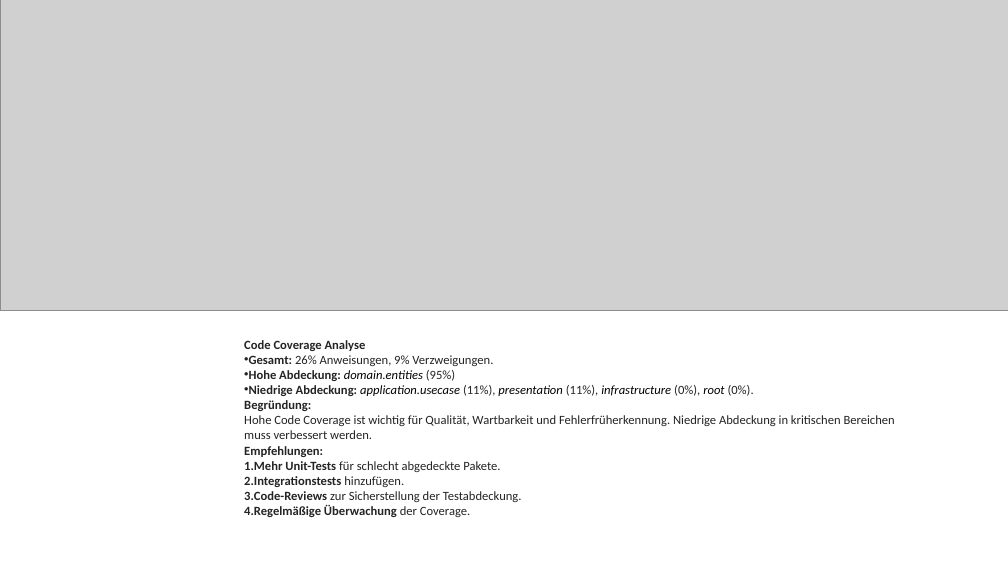
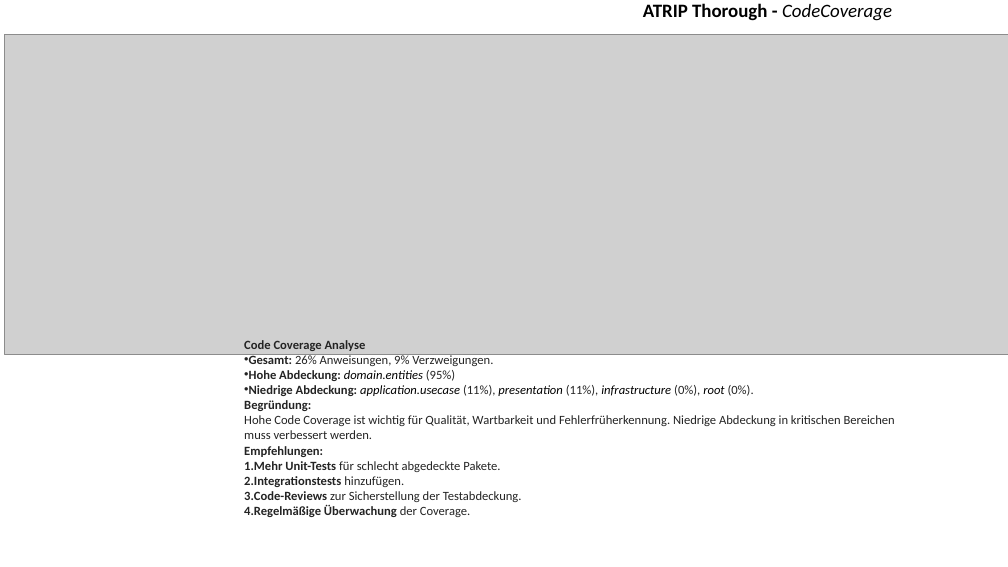
Before and after one commit to willizielke/ASE-UnoGame, a slide deck: slide 30 of assets/ASE-UnoGame.pptx. Drawn at 1008x567 pixels with LibreOffice and Linux fonts; fonts in the diff are those of the drawing; grey boxes stand for pictures. Boxes give left, top, right and bottom in pixels: in the first picture for what was removed or moved away, otherwise in the second. Text is boxed around its words. In the diff, an @@ line names an element or a change of style, - is before the commit and + after.

Commit message:
update presentation

```diff
--- a/assets/ASE-UnoGame.pptx
+++ b/assets/ASE-UnoGame.pptx
@@ text added at <box>643,3,892,21</box>, 18 pt, text #000000, bold @@
+ATRIP Thorough - CodeCoverage
@@ picture: place and size @@
-picture at <box>0,0,1008,310</box>
+picture at <box>5,35,1008,355</box>
```
